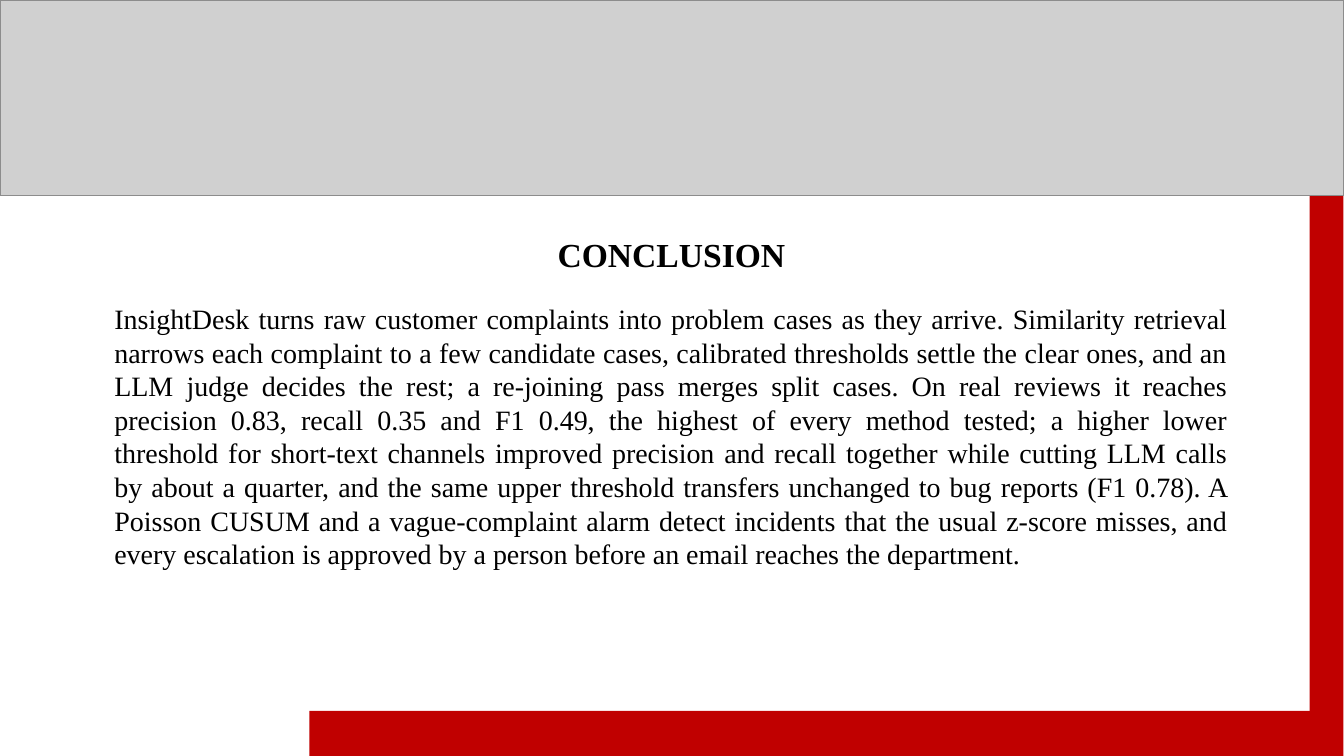
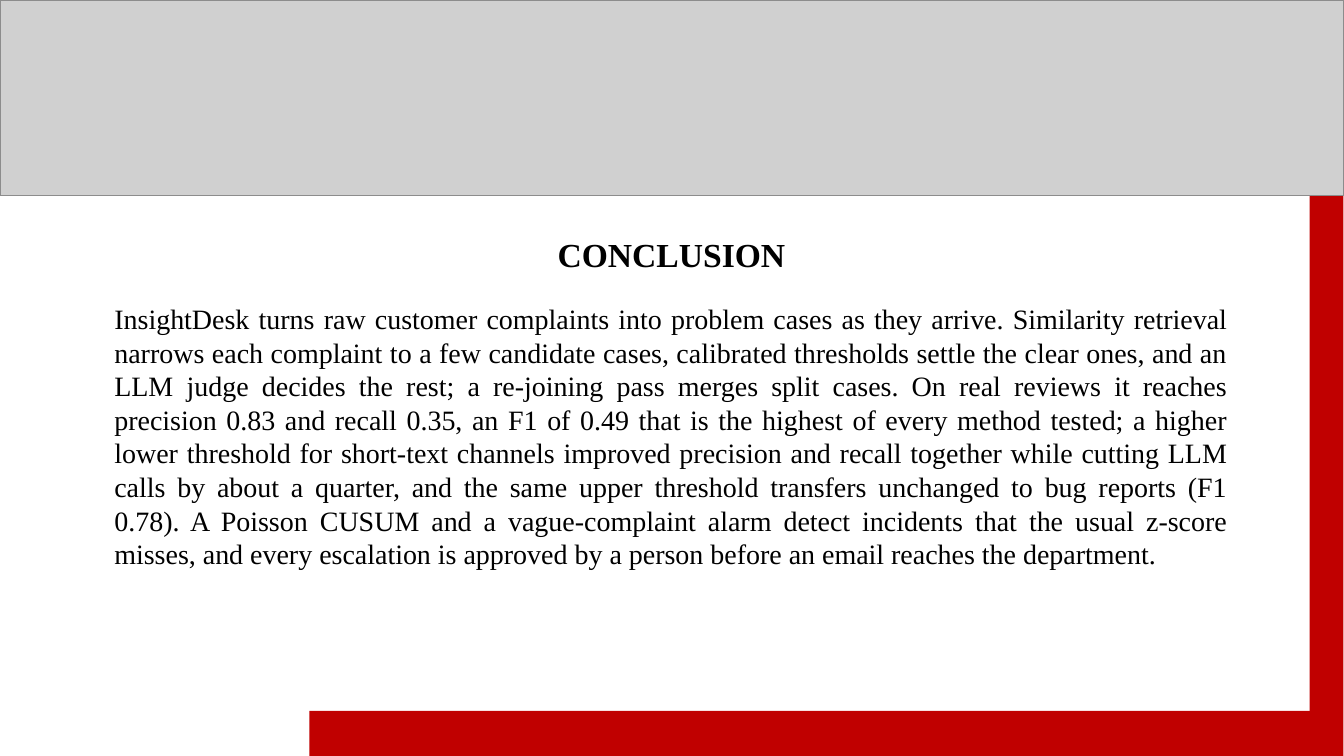
Before and after one commit to sanyyyyoo/InsightDesk, a slide deck: slide 21 of reports/ppt/InsightDesk_final.pptx. Drawn at 1344x756 pixels with LibreOffice and Linux fonts; fonts in the diff are those of the drawing; grey boxes stand for pictures. Boxes give left, top, right and bottom in pixels: in the first picture for what was removed or moved away, otherwise in the second. Text is boxed around its words. In the diff, an @@ line names an element or a change of style, - is before the commit and + after.

```diff
--- a/reports/ppt/InsightDesk_final.pptx
+++ b/reports/ppt/InsightDesk_final.pptx
@@ text at <box>114,309,1227,570</box>: text changed @@
-InsightDesk turns raw customer complaints into problem cases as they arrive. Similarity retrieval narrows each complaint to a few candidate cases, calibrated thresholds settle the clear ones, and an LLM judge decides the rest; a re-joining pass merges split cases. On real reviews it reaches precision 0.83, recall 0.35 and F1 0.49, the highest of every method tested; a higher lower threshold for short-text channels improved precision and recall together while cutting LLM calls by about a quarter, and the same upper threshold transfers unchanged to bug reports (F1 0.78). A Poisson CUSUM and a vague-complaint alarm detect incidents that the usual z-score misses, and every escalation is approved by a person before an email reaches the department.
+InsightDesk turns raw customer complaints into problem cases as they arrive. Similarity retrieval narrows each complaint to a few candidate cases, calibrated thresholds settle the clear ones, and an LLM judge decides the rest; a re-joining pass merges split cases. On real reviews it reaches precision 0.83 and recall 0.35, an F1 of 0.49 that is the highest of every method tested; a higher lower threshold for short-text channels improved precision and recall together while cutting LLM calls by about a quarter, and the same upper threshold transfers unchanged to bug reports (F1 0.78). A Poisson CUSUM and a vague-complaint alarm detect incidents that the usual z-score misses, and every escalation is approved by a person before an email reaches the department.
```
Also in this commit, not shown: 2 other slides changed, 1 other file.
